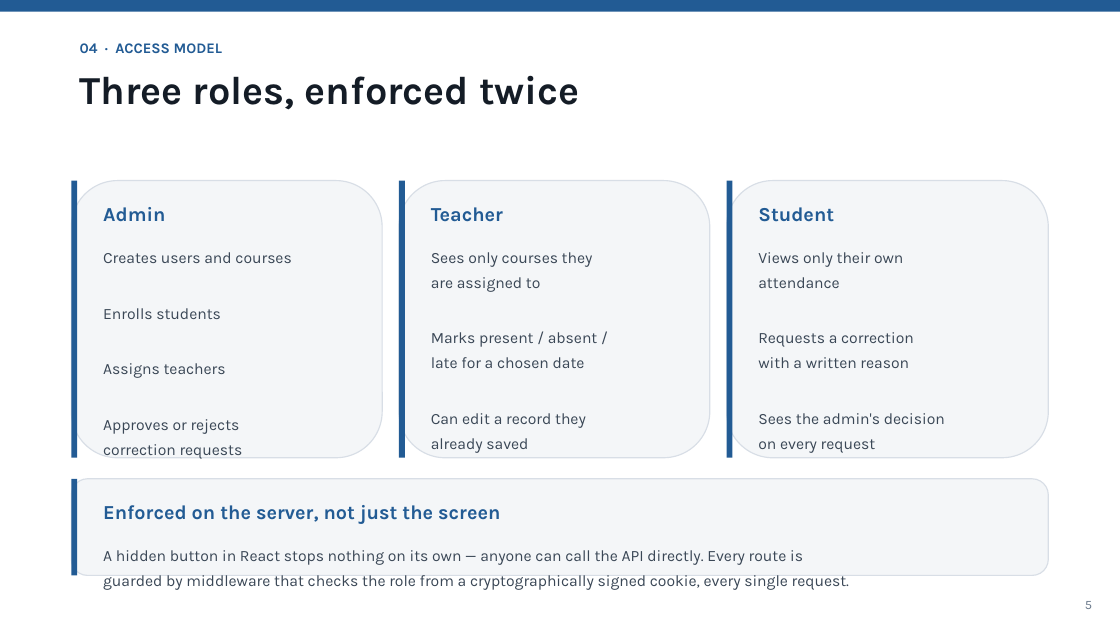
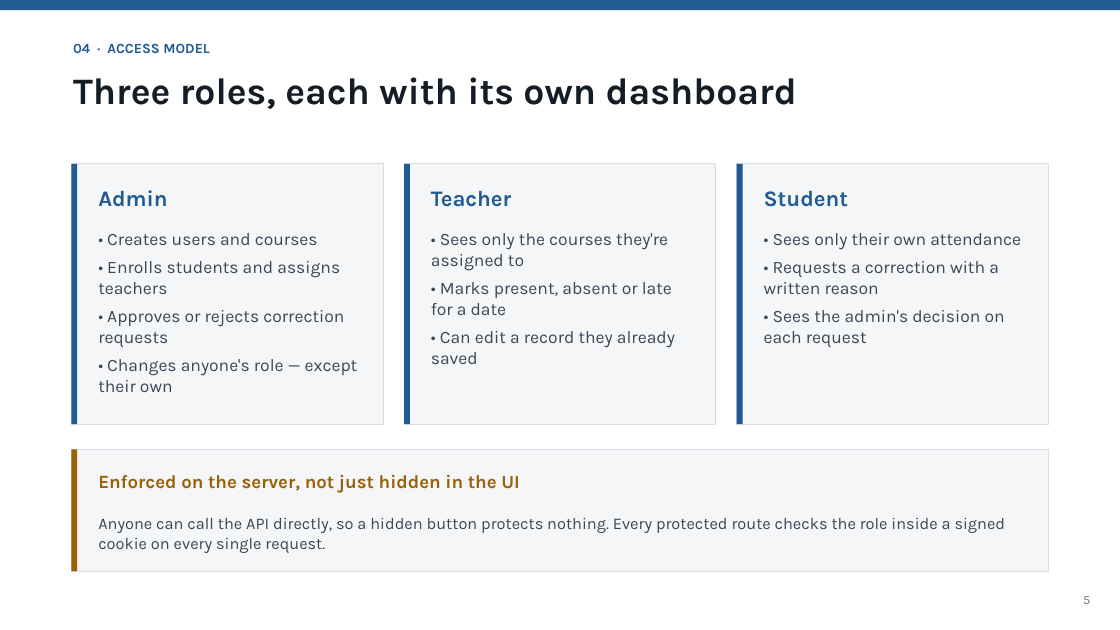
Before and after one commit to suleymantofik0-byte/attendance-system, a slide deck: slide 5 of Attendance-System-Presentation.pptx. Drawn at 1120x630 pixels with LibreOffice and Linux fonts; fonts in the diff are those of the drawing. Boxes give left, top, right and bottom in pixels: in the first picture for what was removed or moved away, otherwise in the second. Text is boxed around its words. In the diff, an @@ line names an element or a change of style, - is before the commit and + after.

```diff
--- a/Attendance-System-Presentation.pptx
+++ b/Attendance-System-Presentation.pptx
@@ text "04 · ACCESS MODEL" at box(73, 43, 209, 53): size 12.5 to 12 pt @@
@@ text at box(73, 77, 797, 109): text changed; size 34 to 32 pt @@
-Three roles, enforced twice
+Three roles, each with its own dashboard
@@ rectangle: place and size @@
-rectangle at box(71, 181, 77, 458)
+rectangle at box(71, 164, 77, 424)
@@ rectangle: place and size @@
-rectangle at box(71, 181, 382, 458)
+rectangle at box(71, 164, 383, 424)
@@ rectangle: place and size @@
-rectangle at box(399, 181, 405, 458)
+rectangle at box(404, 164, 410, 424)
@@ rectangle: place and size @@
-rectangle at box(399, 181, 710, 458)
+rectangle at box(404, 164, 716, 424)
@@ rectangle: place and size @@
-rectangle at box(727, 181, 733, 458)
+rectangle at box(737, 164, 743, 424)
@@ rounded rectangle to rectangle; outline #D8DEE6 1 pt to #D8DEE6 0.75 pt in 4 elements at box(71, 450, 1049, 571), box(71, 164, 383, 424), box(404, 164, 716, 424), box(737, 164, 1049, 424) @@
@@ rectangle: place and size @@
-rectangle at box(727, 181, 1049, 458)
+rectangle at box(737, 164, 1049, 424)
@@ text "Admin": place and size @@
-text "Admin" at box(103, 207, 165, 222)
+text "Admin" at box(98, 190, 167, 207)
@@ text "Teacher": place and size @@
-text "Teacher" at box(431, 207, 503, 222)
+text "Teacher" at box(431, 190, 511, 207)
@@ size 17 to 19 pt in 3 elements at box(98, 190, 167, 207), box(431, 190, 511, 207), box(764, 190, 848, 207) @@
@@ text "Student": place and size @@
-text "Student" at box(758, 207, 834, 222)
+text "Student" at box(764, 190, 848, 207)
@@ text at box(98, 233, 358, 392): text changed; size 13.5 to 15 pt @@
-Creates users and courses
-Enrolls students
-Assigns teachers
-Approves or rejects
-correction requests
-Changes anyone's role
-(except their own)
+• Creates users and courses
+• Enrolls students and assigns teachers
+• Approves or rejects correction requests
+• Changes anyone's role — except their own
@@ text at box(431, 233, 675, 364): text changed; size 13.5 to 15 pt @@
-Sees only courses they
-are assigned to
-Marks present / absent /
-late for a chosen date
-Can edit a record they
-already saved
+• Sees only the courses they're assigned to
+• Marks present, absent or late for a date
+• Can edit a record they already saved
@@ text at box(764, 233, 1021, 347): text changed; size 13.5 to 15 pt @@
-Views only their own
-attendance
-Requests a correction
-with a written reason
-Sees the admin's decision
-on every request
+• Sees only their own attendance
+• Requests a correction with a written reason
+• Sees the admin's decision on each request
@@ rectangle: place and size @@
-rectangle at box(71, 479, 77, 576)
+rectangle at box(71, 450, 77, 571)
@@ rectangle at box(71, 450, 77, 571): fill #225B94 to #9A6208 @@
@@ rectangle: place and size @@
-rectangle at box(71, 479, 1049, 576)
+rectangle at box(71, 450, 1049, 571)
@@ text at box(98, 474, 519, 493): text changed; size 17 to 16 pt; text colour #225B94 to #9A6208 @@
-Enforced on the server, not just the screen
+Enforced on the server, not just hidden in the UI
@@ text at box(98, 518, 1006, 553): text changed; size 13.5 to 14 pt @@
-A hidden button in React stops nothing on its own — anyone can call the API directly. Every route is
-guarded by middleware that checks the role from a cryptographically signed cookie, every single request.
+Anyone can call the API directly, so a hidden button protects nothing. Every protected route checks the role inside a signed cookie on every single request.
@@ text "5": place and size @@
-text "5" at box(1085, 601, 1092, 609)
+text "5" at box(1083, 596, 1090, 604)
```
Also in this commit, not shown: 12 other slides changed.
